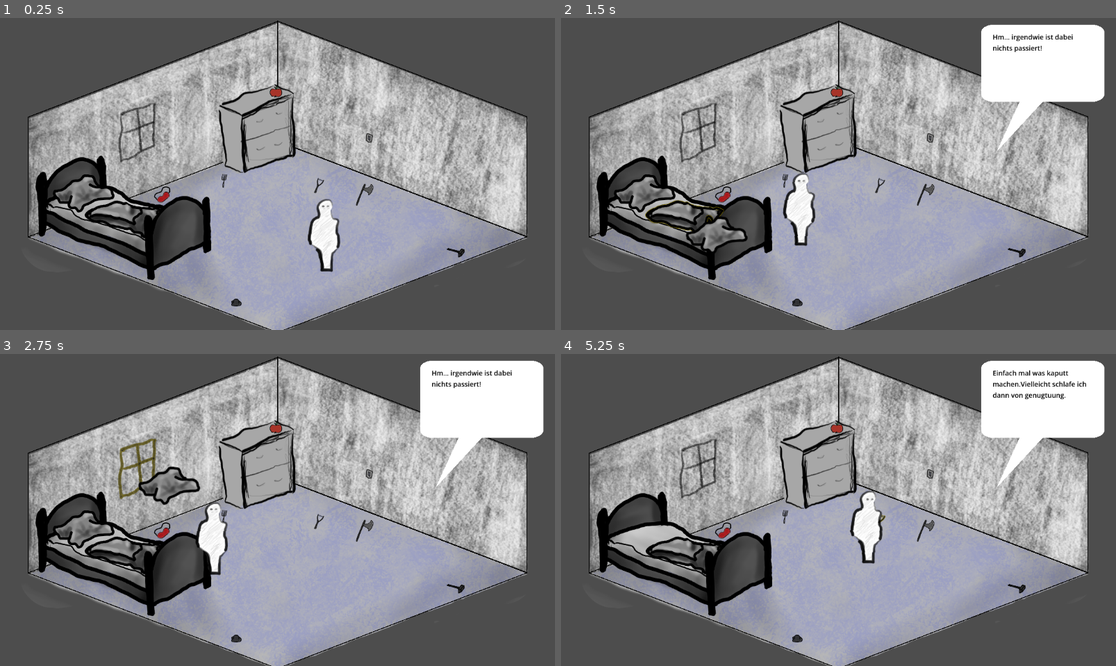
Above: before the commit, frames 1-4 (two rows, left to right).
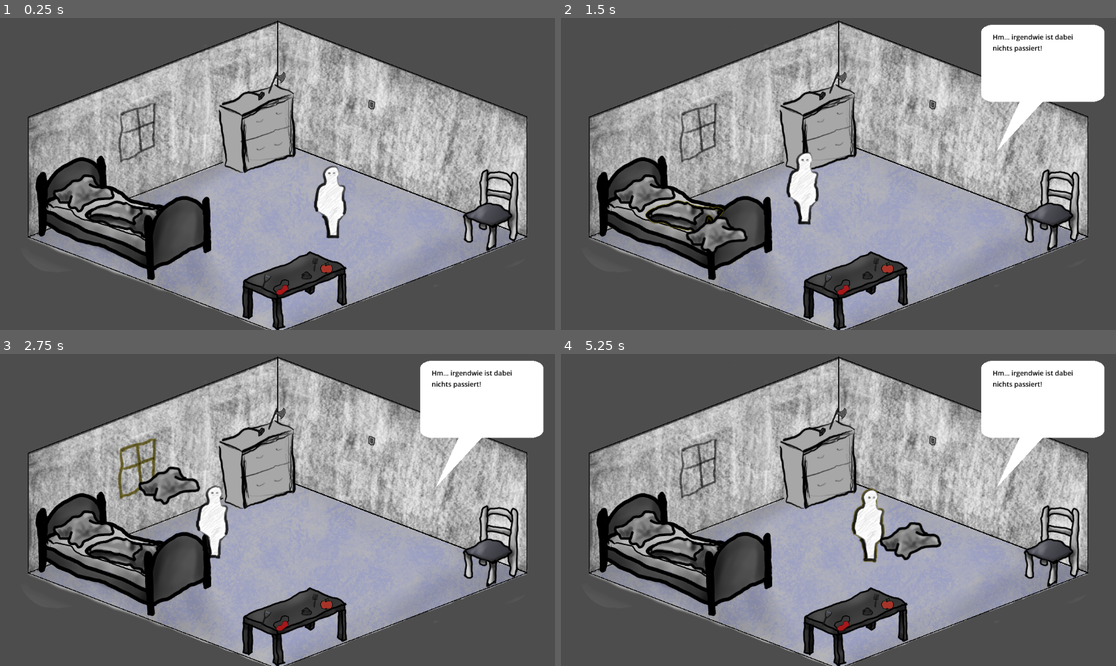
Above: after the commit, the same moments.

Repository: AndreasBurbach/GGJ_MyMask
Game: Godot game, scene res://main.tscn
The game is run twice, just before and just after one commit, with the same random seed, the same clock (stepped at 60 frames per second) and the same inputs. The engine's default icon, where the game draws it, is replaced by a stand-in: a white triangle on a blue panel in a dark square.
Inputs (mouse positions are in pixels of both pictures, inside the frame that each line leads up to):
- Up to frame 1 (0.25 s): no input
- Up to frame 2 (1.5 s): tap Enter at 0.5 s; move the mouse to (644, 192) at 0.52 s; press the mouse at (644, 192) at 0.53 s; move the mouse to (688, 214) at 1.27 s; release the mouse at (688, 214) at 1.28 s; click (688, 214) at 1.35 s
- Up to frame 3 (2.75 s): move the mouse to (138, 466) at 2.02 s; press the mouse at (138, 466) at 2.03 s
- Up to frame 4 (5.25 s): tap Space at 2.75 s; move the mouse to (932, 475) at 2.77 s; release the mouse at (932, 475) at 2.78 s; click (932, 475) at 2.85 s; move the mouse to (921, 531) at 3.52 s; press the mouse at (921, 531) at 3.53 s; move the mouse to (799, 637) at 4.27 s; release the mouse at (799, 637) at 4.28 s; click (799, 637) at 4.35 s; move the mouse to (877, 522) at 5.02 s; press the mouse at (877, 522) at 5.03 s

The runs differ from the first frame. In frame 1, 5.4% of the frame differs, in the area x 5-94%, y 12-100%; in frame 2, 5.2%; in frame 3, 5.0%; in frame 4, 6.6%, in the area x 5-95%, y 5-100%.

Commit message:
feat: last minute

Diff:
--- a/main.tscn
+++ b/main.tscn
@@ -2,6 +2,7 @@
 
 [ext_resource type="Script" uid="uid://op647jm0ibgi" path="res://main.gd" id="1_ig7tw"]
 [ext_resource type="PackedScene" uid="uid://cfmvyhxwydp3y" path="res://Placeholder.tscn" id="2_0xm2m"]
+[ext_resource type="Texture2D" uid="uid://cc73fnui1fujd" path="res://art/sprites/table.png" id="2_b1qrp"]
 [ext_resource type="Texture2D" uid="uid://cfqy2chhmjk87" path="res://assets/items/Placeholder.png" id="3_h2yge"]
 [ext_resource type="Texture2D" uid="uid://cnfytrl0jhugb" path="res://icon.svg" id="4_1bvp3"]
 [ext_resource type="Shader" uid="uid://bemj1i2w1w8td" path="res://Placeholder.gdshader" id="4_lquwl"]
@@ -11,6 +12,7 @@
 [ext_resource type="Texture2D" uid="uid://2a8sou7gg5i6" path="res://art/sprites/drawer.png" id="6_ok6jj"]
 [ext_resource type="Texture2D" uid="uid://t617jgahr322" path="res://assets/items/room-pics/closet.png" id="7_4c57u"]
 [ext_resource type="PackedScene" uid="uid://cg3nc17p58a38" path="res://text_bubble.tscn" id="7_272bh"]
+[ext_resource type="Texture2D" uid="uid://c8n6dkd3kprqu" path="res://art/sprites/chair.png" id="8_come4"]
 [ext_resource type="Texture2D" uid="uid://cjallyue27fdg" path="res://assets/items/room-pics/lamp-whole.png" id="8_efxa6"]
 [ext_resource type="Texture2D" uid="uid://bvxwk4g3jmdu" path="res://art/sprites/knife.png" id="11_ryguw"]
 [ext_resource type="Texture2D" uid="uid://b3qttj30o7xsg" path="res://art/sprites/switch.png" id="12_d13ii"]
@@ -283,11 +285,29 @@
 [node name="Main" type="Node" unique_id=1178112073]
 script = ExtResource("1_ig7tw")
 
+[node name="ForegroundLayer" type="CanvasLayer" parent="." unique_id=1831452228]
+layer = -1
+
+[node name="Person" parent="ForegroundLayer" unique_id=2102129749 instance=ExtResource("15_vivmo")]
+position = Vector2(689, 378)
+
+[node name="Table" type="Sprite2D" parent="ForegroundLayer" unique_id=867080932]
+position = Vector2(578, 410.00003)
+scale = Vector2(0.73955435, 0.73955435)
+texture = ExtResource("2_b1qrp")
+metadata/_edit_group_ = true
+
+[node name="StaticBody2D" type="StaticBody2D" parent="ForegroundLayer/Table" unique_id=1405996658]
+
+[node name="CollisionPolygon2D" type="CollisionPolygon2D" parent="ForegroundLayer/Table/StaticBody2D" unique_id=1621283101]
+position = Vector2(556, 359)
+polygon = PackedVector2Array(-562, -37, -473, -76, -368, -116, -461, -153, -657, -74)
+
 [node name="BackgroundLayer" type="CanvasLayer" parent="." unique_id=1756490103]
-layer = -1
+layer = -2
 
 [node name="Floor" type="Sprite2D" parent="BackgroundLayer" unique_id=1943734105]
-position = Vector2(576, 335)
+position = Vector2(575, 335)
 texture = ExtResource("12_w48qg")
 
 [node name="Walls" type="Sprite2D" parent="BackgroundLayer" unique_id=683108178]
@@ -317,6 +337,17 @@
 position = Vector2(405, -50)
 polygon = PackedVector2Array(-480, 124, -377, 86, -379, 48, -382, 24, -382, -23, -379, -43, -417, -62, -478, -43, -532, -17, -518, 115)
 
+[node name="Chair" type="Sprite2D" parent="BackgroundLayer" unique_id=1252901744]
+position = Vector2(997, 241)
+texture = ExtResource("8_come4")
+flip_h = true
+
+[node name="StaticBody2D" type="StaticBody2D" parent="BackgroundLayer/Chair" unique_id=1048107405]
+
+[node name="CollisionPolygon2D" type="CollisionPolygon2D" parent="BackgroundLayer/Chair/StaticBody2D" unique_id=534794451]
+position = Vector2(499, 317)
+polygon = PackedVector2Array(-526, -102, -473, -76, -401, -102, -500, -165, -531, -157)
+
 [node name="Interaction_stuff" type="Node2D" parent="." unique_id=62824517]
 
 [node name="ItemContainer" type="Node2D" parent="Interaction_stuff" unique_id=2110082557]
@@ -380,25 +411,25 @@
 position = Vector2(-339.69684, 74.93981)
 rotation = 0.25936875
 skew = 0.57770383
-shape = SubResource("RectangleShape2D_qnost")
+shape = SubResource("RectangleShape2D_f6a44")
 
 [node name="Sprite2D" parent="Interaction_stuff/ItemContainer/Blanket" index="1" unique_id=389929912]
-material = SubResource("ShaderMaterial_wnkbs")
+material = SubResource("ShaderMaterial_0cbny")
 position = Vector2(0, -2)
 texture = ExtResource("6_4c57u")
 
 [node name="Wardrobe" parent="Interaction_stuff/ItemContainer" unique_id=51738863 instance=ExtResource("2_0xm2m")]
-position = Vector2(608, 360)
+position = Vector2(581, 347)
 x_offset = 91.51
 y_offset = 125.15
 trust_collision = true
 
 [node name="CollisionShape2D" parent="Interaction_stuff/ItemContainer/Wardrobe" index="0" unique_id=1035127510]
 position = Vector2(364.25, -8)
-shape = SubResource("RectangleShape2D_f6a44")
+shape = SubResource("RectangleShape2D_hrvbo")
 
 [node name="Sprite2D" parent="Interaction_stuff/ItemContainer/Wardrobe" index="1" unique_id=389929912]
-material = SubResource("ShaderMaterial_0cbny")
+material = SubResource("ShaderMaterial_uypp3")
 texture = ExtResource("7_4c57u")
 
 [node name="StaticBody2D" type="StaticBody2D" parent="Interaction_stuff/ItemContainer/Wardrobe" unique_id=710512859]
@@ -446,43 +477,43 @@
 rotation = 1.569051
 scale = Vector2(0.9999999, 1)
 skew = -0.37175536
-shape = SubResource("RectangleShape2D_6iyjs")
+shape = SubResource("RectangleShape2D_e71vb")
 
 [node name="Sprite2D" parent="Interaction_stuff/ItemContainer/WindowGlas" index="1" unique_id=389929912]
-material = SubResource("ShaderMaterial_4w656")
+material = SubResource("ShaderMaterial_rnkwl")
 texture = ExtResource("13_2cqfq")
 
 [node name="Knive" parent="Interaction_stuff/ItemContainer" unique_id=319361115 instance=ExtResource("2_0xm2m")]
-position = Vector2(485, 85)
+position = Vector2(554, 443)
 x_offset = 22.915
 y_offset = 29.69
 trust_collision = true
 
 [node name="CollisionShape2D" parent="Interaction_stuff/ItemContainer/Knive" index="0" unique_id=1035127510]
 position = Vector2(104, 122)
-shape = SubResource("RectangleShape2D_e71vb")
+shape = SubResource("RectangleShape2D_vke2r")
 
 [node name="Sprite2D" parent="Interaction_stuff/ItemContainer/Knive" index="1" unique_id=389929912]
-material = SubResource("ShaderMaterial_rnkwl")
+material = SubResource("ShaderMaterial_uit24")
 position = Vector2(8, -1)
 texture = ExtResource("11_ryguw")
 
 [node name="LightSwitch" parent="Interaction_stuff/ItemContainer" unique_id=1526214866 instance=ExtResource("2_0xm2m")]
-position = Vector2(768, 408)
+position = Vector2(773, 339)
 x_offset = 6.13
 y_offset = 4.85
 trust_collision = true
 
 [node name="CollisionShape2D" parent="Interaction_stuff/ItemContainer/LightSwitch" index="0" unique_id=1035127510]
 position = Vector2(63, -125)
-shape = SubResource("RectangleShape2D_vke2r")
+shape = SubResource("RectangleShape2D_ruth0")
 
 [node name="Sprite2D" parent="Interaction_stuff/ItemContainer/LightSwitch" index="1" unique_id=389929912]
-material = SubResource("ShaderMaterial_uit24")
+material = SubResource("ShaderMaterial_rm4vd")
 texture = ExtResource("12_d13ii")
 
 [node name="Axe" parent="Interaction_stuff/ItemContainer" unique_id=931861314 instance=ExtResource("2_0xm2m")]
-position = Vector2(702, 252)
+position = Vector2(520, 19)
 x_offset = 22.12
 y_offset = 33.115
 trust_collision = true
@@ -491,67 +522,67 @@
 position = Vector2(116.116104, 148.75436)
 rotation = 2.0123646
 skew = -0.6352997
-shape = SubResource("RectangleShape2D_ruth0")
+shape = SubResource("RectangleShape2D_pjyto")
 
 [node name="Sprite2D" parent="Interaction_stuff/ItemContainer/Axe" index="1" unique_id=389929912]
-material = SubResource("ShaderMaterial_rm4vd")
+material = SubResource("ShaderMaterial_sm6fg")
 position = Vector2(0, -6)
 texture = ExtResource("13_1u8w0")
 
 [node name="Stone" parent="Interaction_stuff/ItemContainer" unique_id=1536080977 instance=ExtResource("2_0xm2m")]
-position = Vector2(496, 489)
+position = Vector2(642, 433)
 x_offset = 5.805
 y_offset = 7.26
 trust_collision = true
 
 [node name="CollisionShape2D" parent="Interaction_stuff/ItemContainer/Stone" index="0" unique_id=1035127510]
 position = Vector2(59, 136)
-shape = SubResource("RectangleShape2D_pjyto")
+shape = SubResource("RectangleShape2D_b17eg")
 
 [node name="Sprite2D" parent="Interaction_stuff/ItemContainer/Stone" index="1" unique_id=389929912]
-material = SubResource("ShaderMaterial_sm6fg")
+material = SubResource("ShaderMaterial_ntx8l")
 texture = ExtResource("14_0odxb")
 
 [node name="Peeler" parent="Interaction_stuff/ItemContainer" unique_id=1950674533 instance=ExtResource("2_0xm2m")]
-position = Vector2(642, 232)
+position = Vector2(532, 432)
 x_offset = 9.11
 y_offset = 8.825
 trust_collision = true
 
 [node name="CollisionShape2D" parent="Interaction_stuff/ItemContainer/Peeler" index="0" unique_id=1035127510]
 position = Vector2(84, 149)
-shape = SubResource("RectangleShape2D_b17eg")
+shape = SubResource("RectangleShape2D_uatky")
 
 [node name="Sprite2D" parent="Interaction_stuff/ItemContainer/Peeler" index="1" unique_id=389929912]
-material = SubResource("ShaderMaterial_ntx8l")
+material = SubResource("ShaderMaterial_rqtf5")
 texture = ExtResource("15_a6jrf")
 
 [node name="Apple" parent="Interaction_stuff/ItemContainer" unique_id=674286737 instance=ExtResource("2_0xm2m")]
-position = Vector2(608, 33)
+position = Vector2(713, 399)
 x_offset = 12.345
 y_offset = 13.7
 trust_collision = true
 
 [node name="CollisionShape2D" parent="Interaction_stuff/ItemContainer/Apple" index="0" unique_id=1035127510]
 position = Vector2(29, 155)
-shape = SubResource("RectangleShape2D_uatky")
+shape = SubResource("RectangleShape2D_1vm84")
 
 [node name="Sprite2D" parent="Interaction_stuff/ItemContainer/Apple" index="1" unique_id=389929912]
-material = SubResource("ShaderMaterial_rqtf5")
+material = SubResource("ShaderMaterial_wu3dr")
 texture = ExtResource("16_xuqvo")
 
 [node name="Fork" parent="Interaction_stuff/ItemContainer" unique_id=1158921526 instance=ExtResource("2_0xm2m")]
-position = Vector2(475, 207)
+position = Vector2(664, 381)
 x_offset = 9.01
 y_offset = 8.765
 trust_collision = true
 
 [node name="CollisionShape2D" parent="Interaction_stuff/ItemContainer/Fork" index="0" unique_id=1035127510]
 position = Vector2(54.5, 162)
-shape = SubResource("RectangleShape2D_1vm84")
+shape = SubResource("RectangleShape2D_cyx1q")
 
 [node name="Sprite2D" parent="Interaction_stuff/ItemContainer/Fork" index="1" unique_id=389929912]
-material = SubResource("ShaderMaterial_wu3dr")
+material = SubResource("ShaderMaterial_0dhbp")
 texture = ExtResource("17_qsp4k")
 
 [node name="Curtains" parent="Interaction_stuff/ItemContainer" unique_id=23179540 instance=ExtResource("2_0xm2m")]
@@ -578,16 +609,16 @@
 [node name="CollisionShape2D" parent="Interaction_stuff/ItemContainer/Snake" index="0" unique_id=1035127510]
 position = Vector2(-1182.2993, -293.48956)
 rotation = 1.0681415
-shape = SubResource("RectangleShape2D_0dhbp")
+shape = SubResource("RectangleShape2D_kkkcx")
 
 [node name="Sprite2D" parent="Interaction_stuff/ItemContainer/Snake" index="1" unique_id=389929912]
-material = SubResource("ShaderMaterial_jx0wj")
+material = SubResource("ShaderMaterial_34ol3")
 position = Vector2(-1200.0001, -241)
 scale = Vector2(0.6852592, 0.6852592)
 texture = ExtResource("19_seu75")
 
 [node name="Hammer" parent="Interaction_stuff/ItemContainer" unique_id=813643263 instance=ExtResource("2_0xm2m")]
-position = Vector2(1053, 338)
+position = Vector2(638, 12)
 x_offset = 15.3
 y_offset = 13.975
 trust_collision = true
@@ -595,14 +626,14 @@
 [node name="CollisionShape2D" parent="Interaction_stuff/ItemContainer/Hammer" index="0" unique_id=1035127510]
 position = Vector2(-43.394806, 179.0752)
 rotation = 0.28983915
-shape = SubResource("RectangleShape2D_kkkcx")
+shape = SubResource("RectangleShape2D_c2n8d")
 
 [node name="Sprite2D" parent="Interaction_stuff/ItemContainer/Hammer" index="1" unique_id=389929912]
-material = SubResource("ShaderMaterial_34ol3")
+material = SubResource("ShaderMaterial_wy5fy")
 texture = ExtResource("20_kq58d")
 
 [node name="SleepingMask" parent="Interaction_stuff/ItemContainer" unique_id=1880928930 instance=ExtResource("2_0xm2m")]
-position = Vector2(401, 215)
+position = Vector2(648, 408)
 x_offset = 18.105
 y_offset = 20.935
 trust_collision = true
@@ -610,25 +641,25 @@
 [node name="CollisionShape2D" parent="Interaction_stuff/ItemContainer/SleepingMask" index="0" unique_id=1035127510]
 position = Vector2(1.323883, 183.4961)
 rotation = -0.5783627
-shape = SubResource("RectangleShape2D_c2n8d")
+shape = SubResource("RectangleShape2D_gx4rg")
 
 [node name="Sprite2D" parent="Interaction_stuff/ItemContainer/SleepingMask" index="1" unique_id=389929912]
-material = SubResource("ShaderMaterial_wy5fy")
+material = SubResource("ShaderMaterial_5dllo")
 position = Vector2(-8, 0)
 texture = ExtResource("21_seu75")
 
 [node name="HearingProtection" parent="Interaction_stuff/ItemContainer" unique_id=1226969648 instance=ExtResource("2_0xm2m")]
-position = Vector2(768, 130)
+position = Vector2(845, 265)
 x_offset = 13.265
 y_offset = 7.38
 trust_collision = true
 
 [node name="CollisionShape2D" parent="Interaction_stuff/ItemContainer/HearingProtection" index="0" unique_id=1035127510]
 position = Vector2(-157, 281)
-shape = SubResource("RectangleShape2D_gx4rg")
+shape = SubResource("RectangleShape2D_phcyf")
 
 [node name="Sprite2D" parent="Interaction_stuff/ItemContainer/HearingProtection" index="1" unique_id=389929912]
-material = SubResource("ShaderMaterial_5dllo")
+material = SubResource("ShaderMaterial_birbe")
 position = Vector2(-145.49866, 82)
 scale = Vector2(1.2284124, 1.2284123)
 texture = ExtResource("22_htxhm")
@@ -641,40 +672,37 @@
 
 [node name="CollisionShape2D" parent="Interaction_stuff/ItemContainer/Racoon" index="0" unique_id=1035127510]
 position = Vector2(266.5, 112)
-shape = SubResource("RectangleShape2D_phcyf")
+shape = SubResource("RectangleShape2D_f1p13")
 
 [node name="Sprite2D" parent="Interaction_stuff/ItemContainer/Racoon" index="1" unique_id=389929912]
-material = SubResource("ShaderMaterial_birbe")
+material = SubResource("ShaderMaterial_4obbf")
 texture = ExtResource("27_0rl1p")
 
 [node name="Wallpaper" parent="Interaction_stuff/ItemContainer" unique_id=1987819470 instance=ExtResource("2_0xm2m")]
-position = Vector2(648, 360)
+position = Vector2(648, 296)
 
 [node name="CollisionShape2D" parent="Interaction_stuff/ItemContainer/Wallpaper" index="0" unique_id=1035127510]
 position = Vector2(-180, -100)
-shape = SubResource("RectangleShape2D_f1p13")
+shape = SubResource("RectangleShape2D_ovcoh")
 
 [node name="Sprite2D" parent="Interaction_stuff/ItemContainer/Wallpaper" index="1" unique_id=389929912]
-material = SubResource("ShaderMaterial_4obbf")
+material = SubResource("ShaderMaterial_ppx11")
 texture = ExtResource("23_seu75")
 
 [node name="Newsletter" parent="Interaction_stuff/ItemContainer" unique_id=1367880260 instance=ExtResource("2_0xm2m")]
-position = Vector2(277, 4)
+position = Vector2(303, -39)
 x_offset = 28.78
 y_offset = 48.315
 trust_collision = true
 
 [node name="CollisionShape2D" parent="Interaction_stuff/ItemContainer/Newsletter" index="0" unique_id=1035127510]
 position = Vector2(776, 478)
-shape = SubResource("RectangleShape2D_ovcoh")
+shape = SubResource("RectangleShape2D_1yv1y")
 
 [node name="Sprite2D" parent="Interaction_stuff/ItemContainer/Newsletter" index="1" unique_id=389929912]
-material = SubResource("ShaderMaterial_ppx11")
+material = SubResource("ShaderMaterial_5yh34")
 position = Vector2(313, 410)
 texture = ExtResource("29_ok6jj")
-
-[node name="Person" parent="Interaction_stuff" unique_id=2102129749 instance=ExtResource("15_vivmo")]
-position = Vector2(676, 448)
 
 [node name="CourserLayer" type="CanvasLayer" parent="Interaction_stuff" unique_id=33849377]
 
Not shown, added: art/sprites/chair.png.import
Not shown, added: art/sprites/stair_clothing.png.import
Not shown, added: art/sprites/table.png.import
Not shown, changed: export_presets.cfg
Not shown: 9 places in main.tscn that only renumber resources
